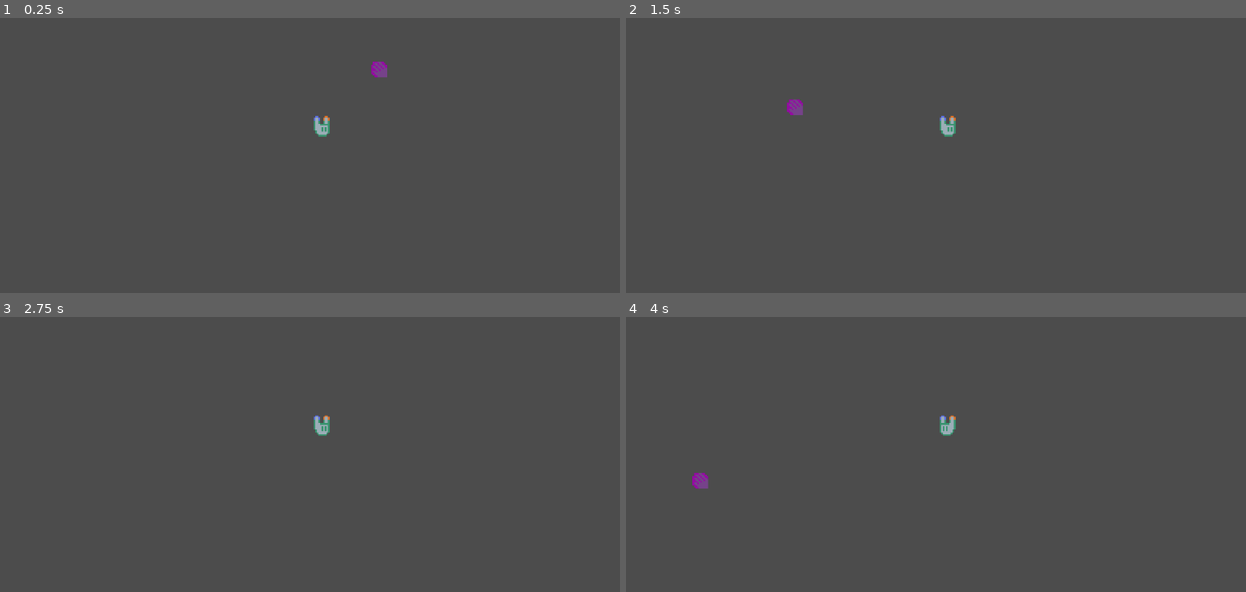
Above: before the commit, frames 1-4 (two rows, left to right).
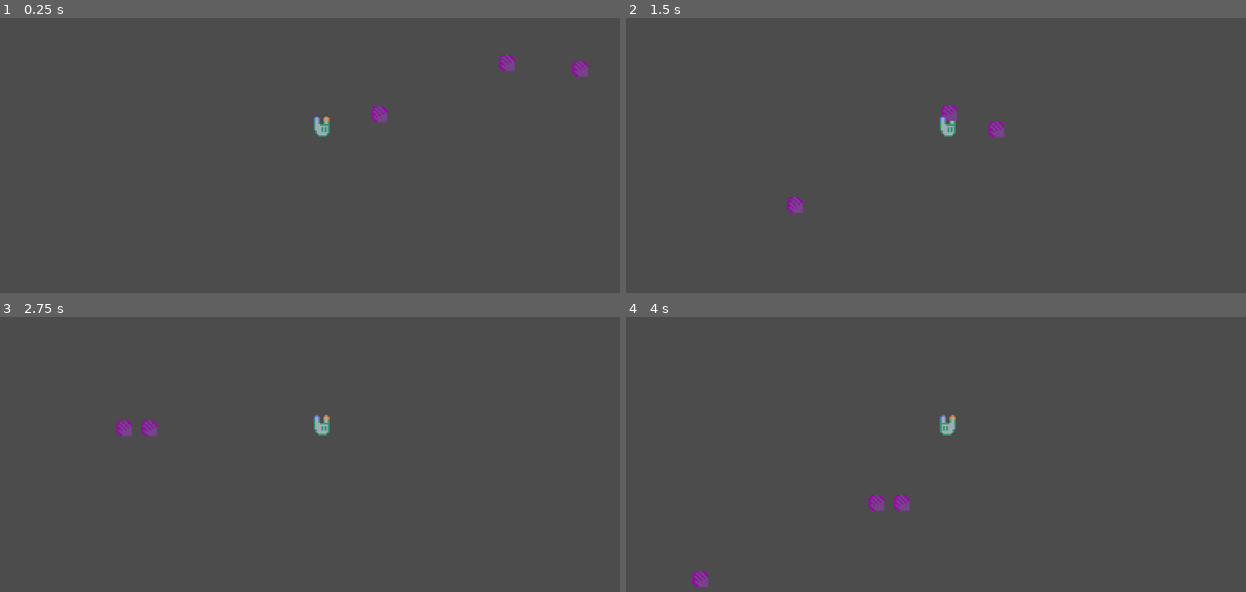
Above: after the commit, the same moments.

Repository: ijjware/GGJ-21
Game: Godot game, scene res://Root.tscn
The game is run twice, just before and just after one commit, with the same random seed, the same clock (stepped at 60 frames per second) and the same inputs.
Inputs:
- Up to frame 1 (0.25 s): no input
- Up to frame 2 (1.5 s): hold Right (right) 0.53-1.28 s; tap R (drop) at 0.6 s; tap Space (jump) at 0.77 s; hold S (down) from 1.28 s (still down); tap E (pick_up) at 1.35 s
- Up to frame 3 (2.75 s): tap Space (jump) at 1.52 s; tap Enter at 2 s; release S (down) at 2.03 s; hold Right (right) from 2.03 s (still down); tap R (drop) at 2.1 s
- Up to frame 4 (4 s): release Right (right) at 2.78 s; hold Up (ui_up) 2.78-3.53 s; tap E (pick_up) at 2.85 s; tap Space (jump) at 3.02, 3.77 s; hold Left (left) from 3.53 s (still down); tap R (drop) at 3.6 s

The runs differ from the first frame. In frame 1, 0.6% of the frame differs, in the area x 50-95%, y 13-43%; in frame 2, 0.6%; in frame 3, 0.3%; in frame 4, 0.6%, in the area x 10-54%, y 35-99%.

Commit message:
pc box stacking added
jump fixed, boxes still sliding smh

Diff:
--- a/Root.gd
+++ b/Root.gd
@@ -67,6 +67,7 @@
 			force *= Vector2(throwPow, throwPow)
 	relic.hold_switch(false)
 	relic.slap(force)
+	update_strand()
 	pc.remove_box()
 	print('throw')
 	pass # Replace with function body.
--- a/Root.tscn
+++ b/Root.tscn
@@ -23,7 +23,7 @@
 }
 
 [node name="CollisionShape2D" type="CollisionShape2D" parent="floor2"]
-position = Vector2( 919.324, 591.863 )
+position = Vector2( 500.557, 221.869 )
 shape = SubResource( 2 )
 
 [node name="floor" type="StaticBody2D" parent="."]
@@ -35,14 +35,14 @@
 }
 
 [node name="CollisionShape2D" type="CollisionShape2D" parent="floor"]
-position = Vector2( 685.085, 640.049 )
+position = Vector2( 266.319, 270.055 )
 shape = SubResource( 2 )
 
 [node name="Relic" parent="." instance=ExtResource( 2 )]
-position = Vector2( 700.086, 559.201 )
+position = Vector2( 281.32, 189.207 )
 
 [node name="PC" parent="." instance=ExtResource( 1 )]
-position = Vector2( 664.703, 562.198 )
+position = Vector2( 245.937, 192.204 )
 vJump = 300
 gravity = 980.0
 
@@ -53,6 +53,12 @@
 "_edit_lock_": true
 }
 
+[node name="Relic2" parent="." instance=ExtResource( 2 )]
+position = Vector2( 362.318, 156.835 )
+
+[node name="Relic3" parent="." instance=ExtResource( 2 )]
+position = Vector2( 408.62, 160.483 )
+
 [connection signal="drop" from="PC" to="." method="_on_PC_drop"]
 [connection signal="grab" from="PC" to="." method="_on_PC_grab"]
 [connection signal="throw" from="PC" to="." method="_on_PC_throw"]
--- a/relic.gd
+++ b/relic.gd
@@ -5,6 +5,9 @@
 
 var link
 var is_held = false
+
+func _ready():
+	hold_switch(is_held)
 
 func animate(string):
 	ani.play(string)
@@ -17,8 +20,8 @@
 		mode = MODE_CHARACTER
 
 func slap(power):
-	print(linear_velocity)
-	print(applied_force)
+#	print(linear_velocity)
+#	print(applied_force)
 	$CollisionShape2D.set_deferred('disabled', true)
 	linear_velocity = Vector2()
 	print(power)
@@ -28,5 +31,5 @@
 
 func _physics_process(delta):
 	if is_held:
+		linear_velocity = Vector2()
 		global_position = link.head_pos(index)
-		linear_velocity = Vector2()
--- a/relic.tscn
+++ b/relic.tscn
@@ -70,7 +70,7 @@
 ]]
 collision_layer = 4
 collision_mask = 14
-mode = 1
+mode = 2
 mass = 100.0
 physics_material_override = SubResource( 1 )
 gravity_scale = 10.0
--- a/robotst2.tscn
+++ b/robotst2.tscn
@@ -101,9 +101,6 @@
 [sub_resource type="RectangleShape2D" id=4]
 extents = Vector2( 5.05821, 6.50899 )
 
-[sub_resource type="RectangleShape2D" id=5]
-extents = Vector2( 4.98775, 3.98172 )
-
 [node name="PC" type="KinematicBody2D"]
 collision_mask = 24
 script = ExtResource( 1 )
@@ -145,21 +142,8 @@
 [node name="platDetector" type="RayCast2D" parent="."]
 enabled = true
 cast_to = Vector2( 0, 10 )
-collision_mask = 12
+collision_mask = 8
 collide_with_areas = true
-
-[node name="Body" type="RigidBody2D" parent="."]
-collision_layer = 2
-collision_mask = 4
-mode = 1
-
-[node name="CollisionShape2D" type="CollisionShape2D" parent="Body"]
-position = Vector2( -1.02468, 1.99399 )
-shape = SubResource( 5 )
-disabled = true
-__meta__ = {
-"_edit_lock_": true
-}
 
 [node name="Sight" type="RayCast2D" parent="."]
 enabled = true
Not shown: 1 places in robotst2.tscn that only renumber resources
